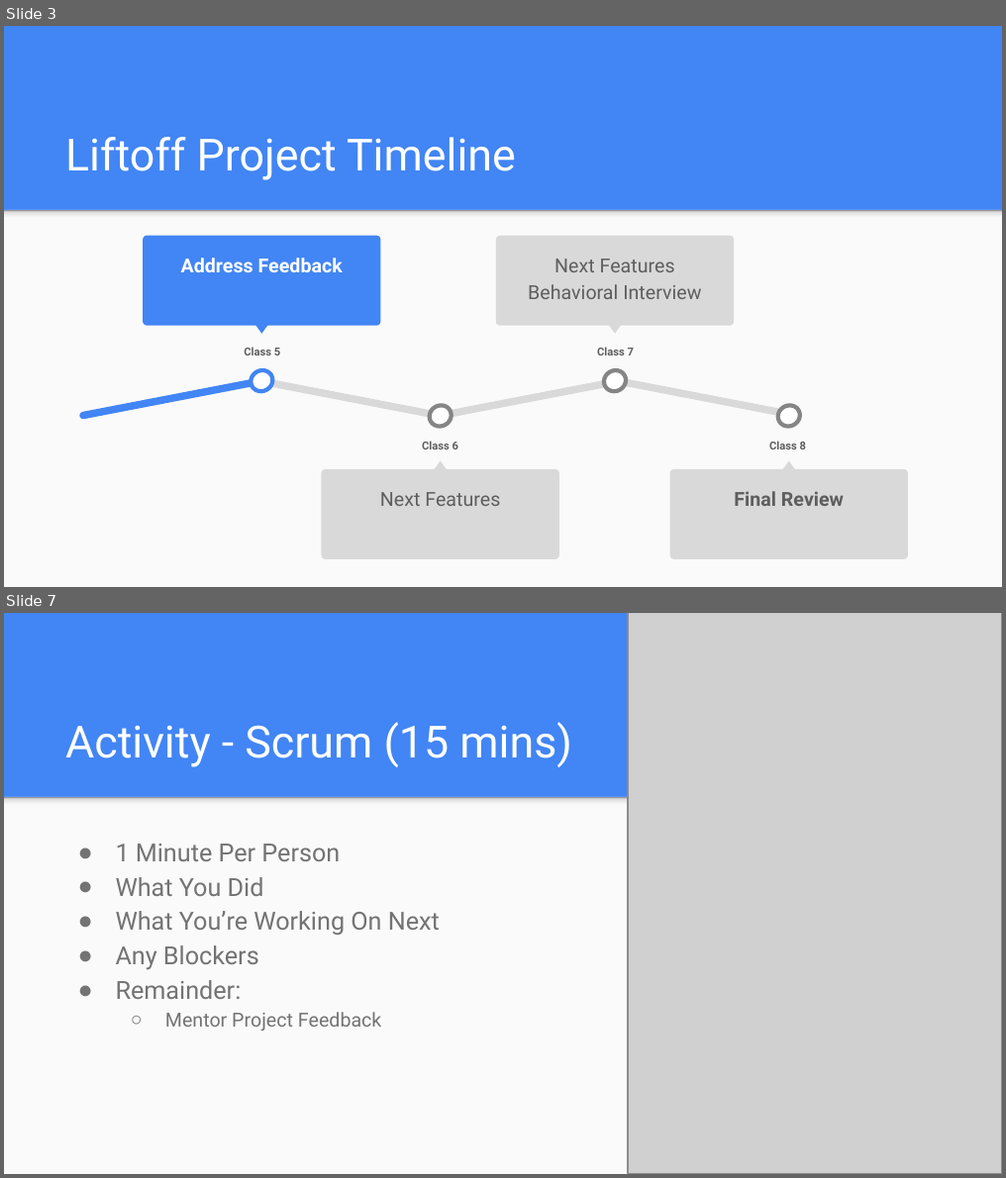
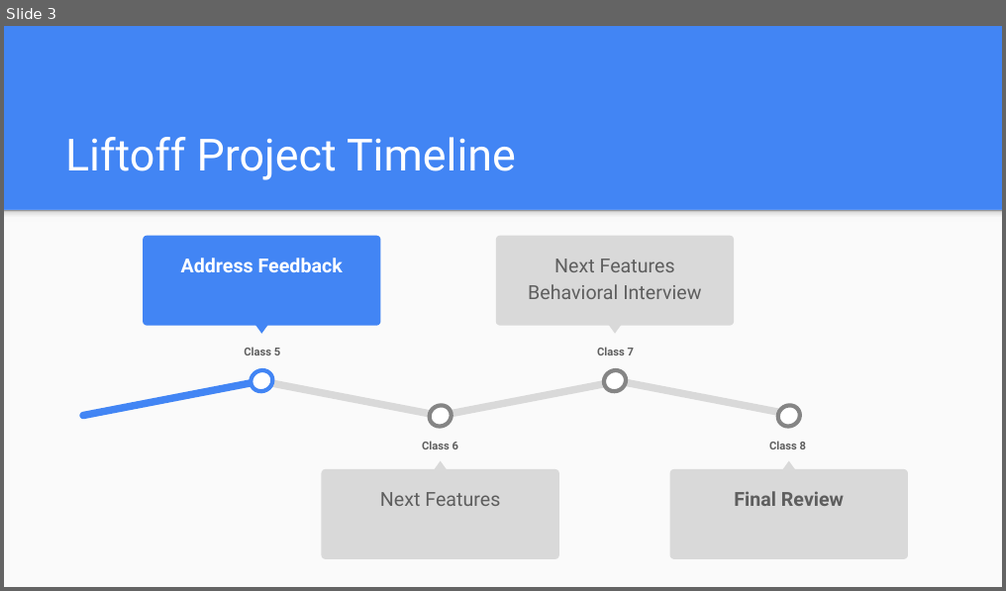
Before and after one commit to icon5585/liftoff-presentations, a slide deck: Class 5 Slides.pptx. Shown one above the other, each under a label of ours: slides 3 and 7 before the commit, slide 3 after it; the slides between them are not shown. The pictures are 1006x1178 and 1006x591 pixels, drawn with LibreOffice and Linux fonts; fonts in the diff are those of the drawing; grey boxes stand for pictures. Boxes give left, top, right and bottom in pixels: in the first picture for what was removed or moved away, otherwise in the second. Text is boxed around its words. In the diff, an @@ line names an element or a change of style, - is before the commit and + after.

```diff
--- a/Class 5 Slides.pptx
+++ b/Class 5 Slides.pptx
@@ slide 7 removed at bbox=[4, 613, 1002, 1174], background #4285F4; not listed: 2 template elements that a slide beside it also shows @@
@@ picture removed at bbox=[628, 613, 1002, 1173] @@
@@ title removed at bbox=[65, 722, 572, 767] @@
-Activity - Scrum (15 mins)
@@ text removed at bbox=[116, 844, 440, 1031] @@
-● 1 Minute Per Person
-● What You Did
-● What You’re Working On Next
-● Any Blockers
-● Remainder:
-  ○ Mentor Project Feedback
```
Also in this commit, not shown: 2 slides changed, 13 slides added, 3 other slides removed.
